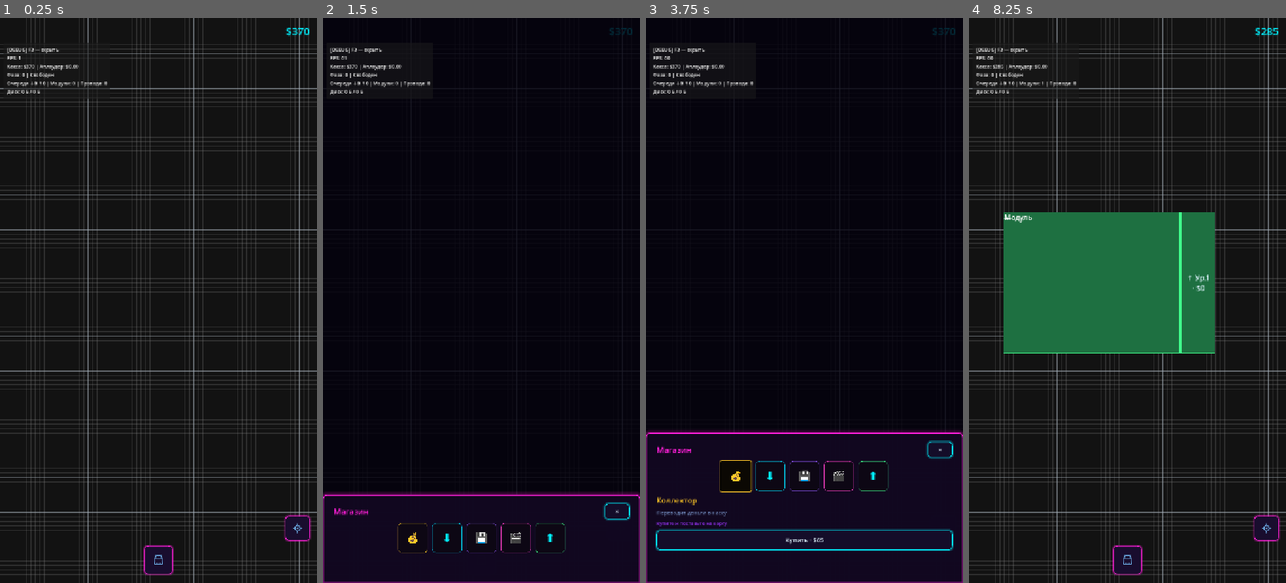
Above: before the commit, frames 1-4 (left to right).
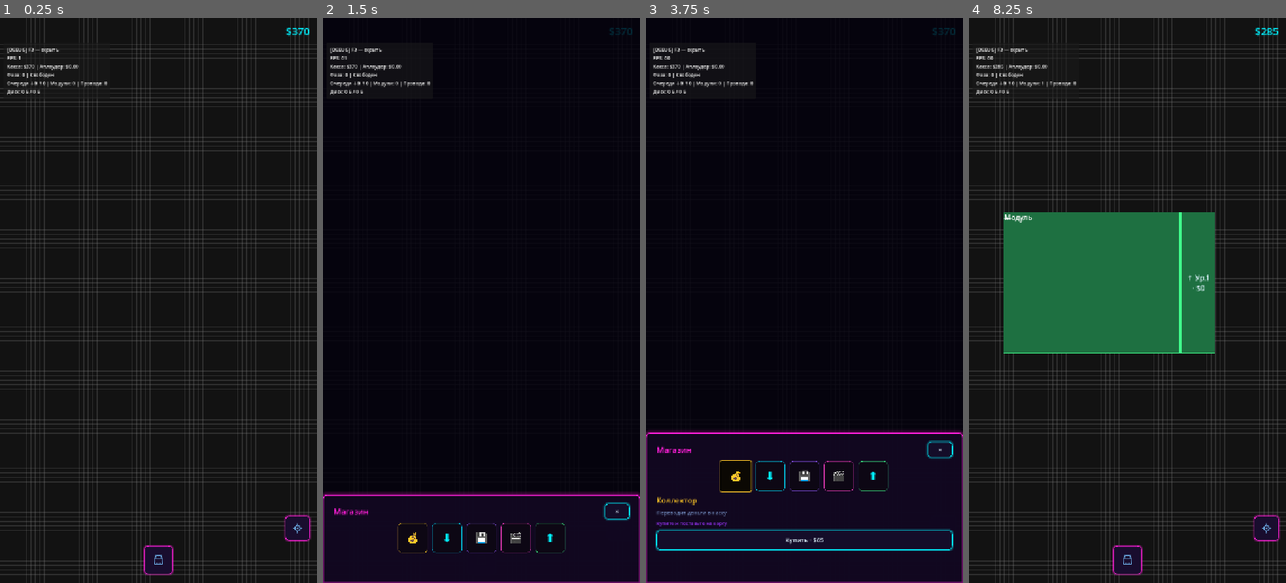
Above: after the commit, the same moments.

Repository: rkfsociety/UploadSimulator
Game: Godot game, scene res://scenes/main.tscn
The game is run twice, just before and just after one commit, with the same random seed, the same clock (stepped at 60 frames per second) and the same inputs.
Inputs (mouse positions are in pixels of both pictures, inside the frame that each line leads up to):
- Up to frame 1 (0.25 s): no input
- Up to frame 2 (1.5 s): click (481, 560) at 0.5 s; click (620, 526) at 1.25 s
- Up to frame 3 (3.75 s): click "×" at 2 s; click (804, 560) at 2.75 s; click "💰" at 3.5 s
- Up to frame 4 (8.25 s): click "💰" at 4.25 s; click "⬇" at 5 s; click "💾" at 5.75 s; click "🎬" at 6.5 s; click "⬆" at 7.25 s; click "Купить · $85" at 8 s

The runs differ from the first frame. In frame 1, 2.8% of the frame differs, in the area x 0-100%, y 0-100%; in frame 2, less than 0.1%; in frame 3, less than 0.1%; in frame 4, 2.3%.
Error in both runs: Invalid access to property or key 'pressed' on a base object of type 'null instance'. (res://scripts/systems/blocks/placed_block.gd:86)

Commit message:
Однотипная сетка карты без крупных линий и рамки.
Один цвет и шаг по зуму; убраны major-линии и граница поля.

Diff:
--- a/scripts/systems/visual/grid_background.gd
+++ b/scripts/systems/visual/grid_background.gd
@@ -2,8 +2,8 @@
 ## Векторная сетка в мировых координатах MapViewport; pan/zoom задаёт родитель.
 
 const COL_BG_MAP := Color(0.071, 0.071, 0.071, 1.0)
-const COL_LINE_MINOR := Color(0.55, 0.55, 0.55, 0.22)
-const COL_LINE_MAJOR := Color(0.65, 0.7, 0.75, 0.42)
+# Однотипные линии сетки — без «крупных» линий и рамки карты
+const COL_LINE := Color(0.55, 0.55, 0.55, 0.22)
 
 var _world_bounds := Rect2()
 
@@ -27,7 +27,7 @@
 	return float(GridDefs.CELL_SIZE) / 8.0
 
 
-func _major_step() -> float:
+func _cell_step() -> float:
 	return float(GridDefs.CELL_SIZE)
 
 
@@ -84,6 +84,17 @@
 	return floorf(v) + 0.5
 
 
+## Шаг сетки по зуму: плотнее вблизи, реже вдали — один и тот же цвет линий.
+func _line_step(zoom: float) -> float:
+	var minor := _minor_step()
+	if minor * zoom >= 0.75:
+		return minor
+	var cell := _cell_step()
+	if cell * zoom >= 1.0:
+		return cell
+	return 0.0
+
+
 func _draw() -> void:
 	if size.x < 1.0 or size.y < 1.0:
 		return
@@ -101,13 +112,9 @@
 	if vis_l1 - vis_l0 < 1.0 or vis_b1 - vis_t0 < 1.0:
 		return
 	var clip := Rect2(vis_l0, vis_t0, vis_l1 - vis_l0, vis_b1 - vis_t0)
-	var minor := _minor_step()
-	if minor * zoom >= 0.75:
-		_draw_grid_lines(minor, wx0, wx1, wy0, wy1, vis, clip, COL_LINE_MINOR)
-	var major := _major_step()
-	if major * zoom >= 1.0:
-		_draw_grid_lines(major, wx0, wx1, wy0, wy1, vis, clip, COL_LINE_MAJOR)
-	_draw_border(wx0, wx1, wy0, wy1, clip)
+	var step := _line_step(zoom)
+	if step > 0.0:
+		_draw_grid_lines(step, wx0, wx1, wy0, wy1, vis, clip, COL_LINE)
 
 
 func _draw_grid_lines(
@@ -134,13 +141,6 @@
 		y += step
 
 
-func _draw_border(wx0: float, wx1: float, wy0: float, wy1: float, clip: Rect2) -> void:
-	_draw_v_local(_snap_local(_world_to_local_x(wx0)), clip, COL_LINE_MAJOR)
-	_draw_v_local(_snap_local(_world_to_local_x(wx1)), clip, COL_LINE_MAJOR)
-	_draw_h_local(_snap_local(_world_to_local_y(wy0)), clip, COL_LINE_MAJOR)
-	_draw_h_local(_snap_local(_world_to_local_y(wy1)), clip, COL_LINE_MAJOR)
-
-
 func _draw_v_local(local_x: float, clip: Rect2, col: Color) -> void:
 	if local_x < clip.position.x - 1.0 or local_x > clip.position.x + clip.size.x + 1.0:
 		return
